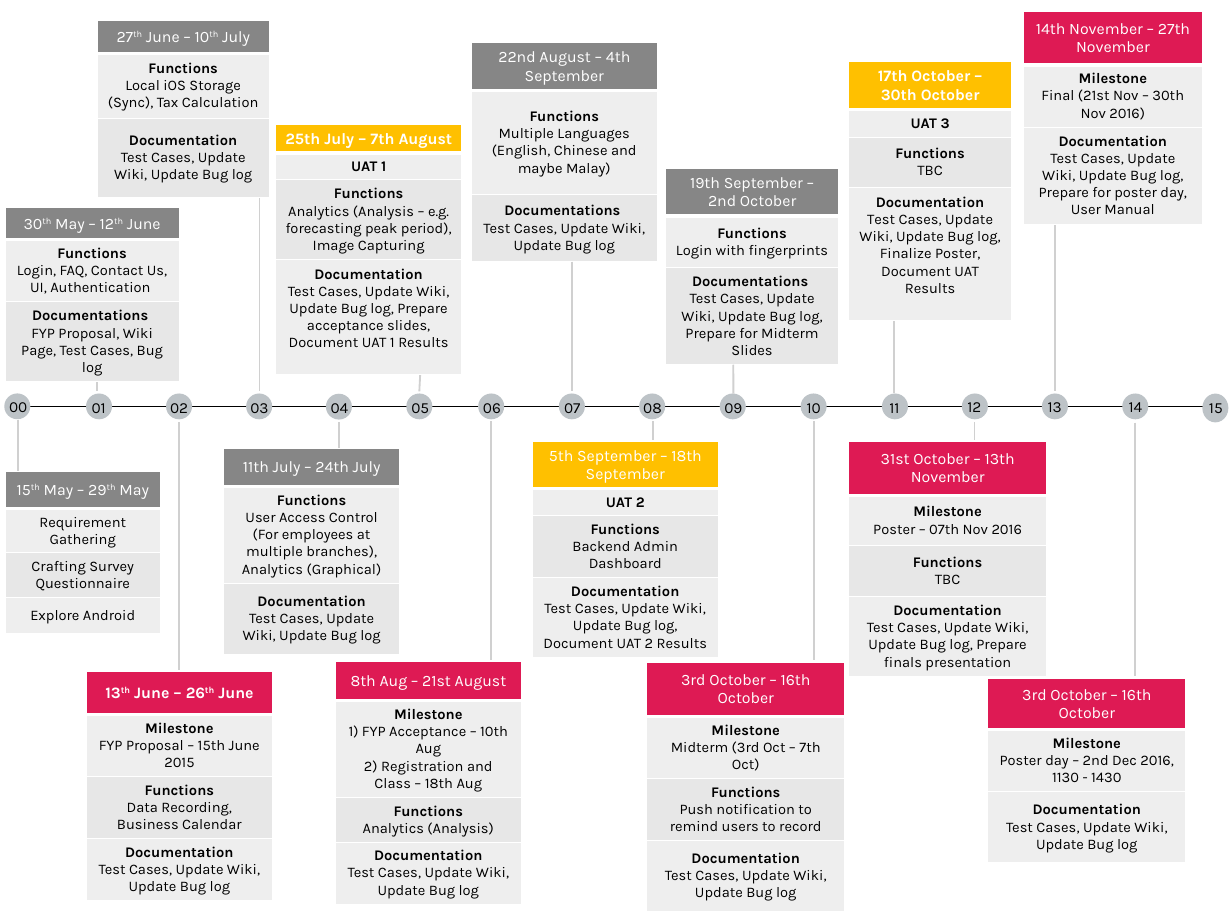
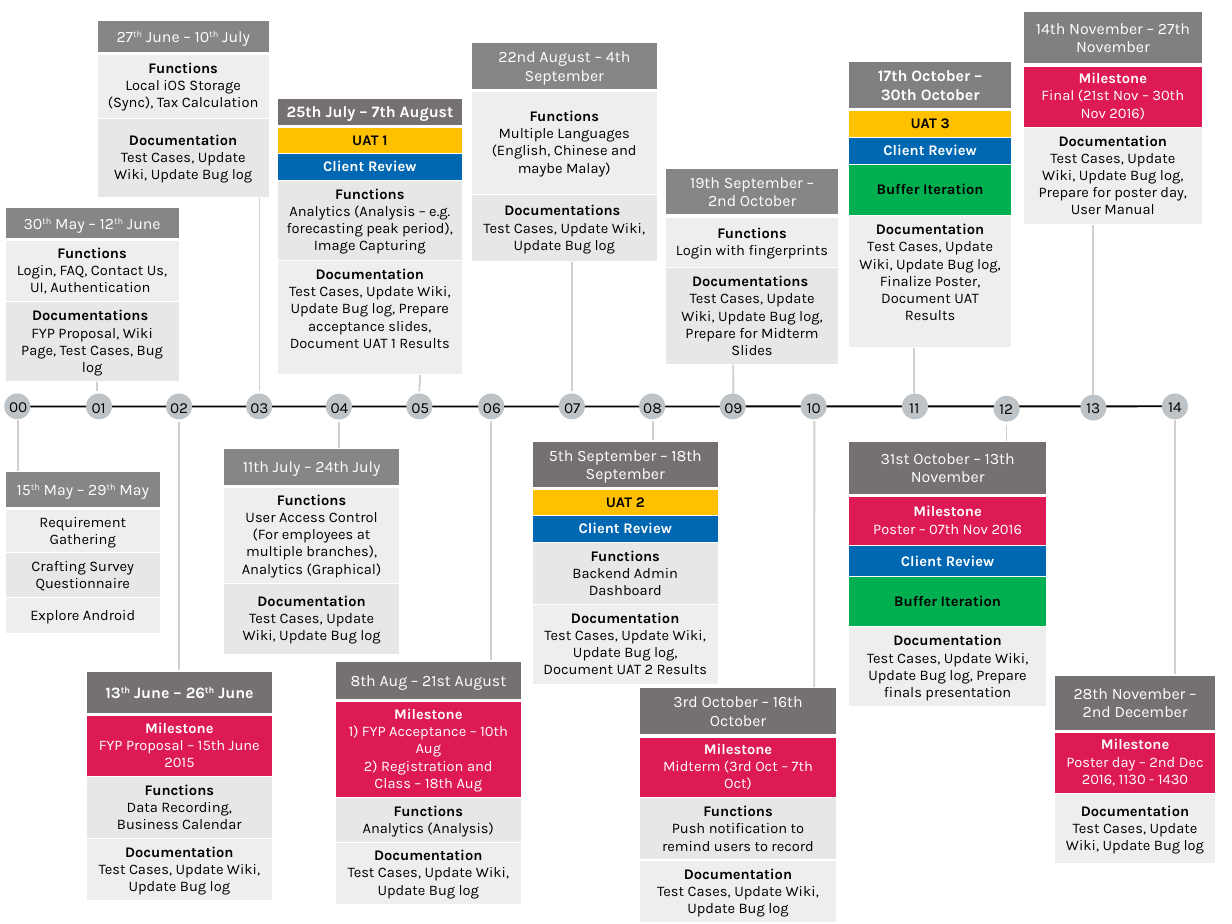
Before and after one commit to benguettachua/SmartHawker, a slide deck: slide 1 of FYP/FYPTimeline 6th June Edition.pptx. Drawn at 1232x924 pixels with LibreOffice and Linux fonts; fonts in the diff are those of the drawing. Boxes give left, top, right and bottom in pixels: in the first picture for what was removed or moved away, otherwise in the second. Text is boxed around its words. In the diff, an @@ line names an element or a change of style, - is before the commit and + after.

```diff
--- a/FYP/FYPTimeline 6th June Edition.pptx
+++ b/FYP/FYPTimeline 6th June Edition.pptx
@@ table at (1023,11,1202,224) @@
@@ fill #DE1A54 to #808080 in row 1, column 1 @@
@@ fill #EEEEEE to #DE1A54 in row 2, column 1 @@
@@ text colour #000000 to #FFFFFF in "Milestone", "Final (21st Nov – 30th Nov 2016)" @@
@@ table at (848,62,1011,333) @@
-row 3: Functions / TBC
+row 3: Client Review
+row 4: Buffer Iteration
@@ table at (277,99,463,375) @@
+row 3: Client Review
@@ table: place and size @@
-table at (276,125,462,375)
+table at (277,99,463,375)
@@ 1 text, 1 ellipse, 1 line: place and size @@
-1 text, 1 ellipse, 1 line at (882,305,908,419)
+1 text, 1 ellipse, 1 line at (902,305,928,419)
@@ line moved from (5, 407) - (1217, 407) to (5, 407) - (1175, 407) @@
@@ text "12": place and size @@
-text "12" at (967,402,981,412)
+text "12" at (999,404,1013,414)
@@ ellipse: place and size @@
-ellipse at (962,393,988,419)
+ellipse at (994,396,1020,422)
@@ ellipse removed at (1202,393,1228,422) @@
@@ text removed at (1209,403,1223,413) @@
-15
@@ table at (532,441,718,684) @@
+row 3: Client Review
@@ line moved from (815, 421) - (815, 660) to (815, 421) - (814, 688) @@
@@ table at (849,442,1047,708) @@
-row 3: Functions / TBC
+row 3: Client Review
+row 4: Buffer Iteration
@@ line moved from (974, 422) - (974, 440) to (1007, 425) - (1007, 443) @@
@@ 2 texts, 2 ellipses, 2 lines: place and size @@
-2 texts, 2 ellipses, 2 lines at (1042,214,1148,676)
+2 texts, 2 ellipses, 2 lines at (1081,216,1188,674)
@@ table at (86,671,272,901) @@
@@ fill #DE1A54 to #767171 in row 1, column 1 @@
@@ fill #EEEEEE to #DE1A54 in row 2, column 1 @@
@@ text colour #000000 to #FFFFFF in "Milestone", "FYP Proposal – 15th June 2015" @@
@@ table at (335,662,521,904) @@
@@ fill #DE1A54 to #767171 in row 1, column 1 @@
@@ fill #EEEEEE to #DE1A54 in row 2, column 1 @@
@@ text colour #000000 to #FFFFFF in "Milestone", "1) FYP Acceptance – 10th Aug", "2) Registration and Class – 18th Aug" @@
@@ table at (639,688,837,921) @@
@@ fill #DE1A54 to #767171 in row 1, column 1 @@
@@ fill #EEEEEE to #DE1A54 in row 2, column 1 @@
@@ text colour #000000 to #FFFFFF in "Milestone", "Midterm (3rd Oct – 7th Oct)" @@
@@ table: place and size @@
-table at (647,663,845,905)
+table at (639,688,837,921)
@@ table at (1055,676,1216,864) @@
-row 1, column 1: 3rd October – 16th October
+row 1, column 1: 28th November – 2nd December
@@ fill #DE1A54 to #767171 in row 1, column 1 @@
@@ fill #EEEEEE to #DE1A54 in row 2, column 1 @@
@@ text colour #000000 to #FFFFFF in "Milestone", "Poster day – 2nd Dec 2016, 1130 ..." @@
@@ table: place and size @@
-table at (988,678,1186,862)
+table at (1055,676,1216,864)
```
Also in this commit, not shown: 1 other slide changed.
